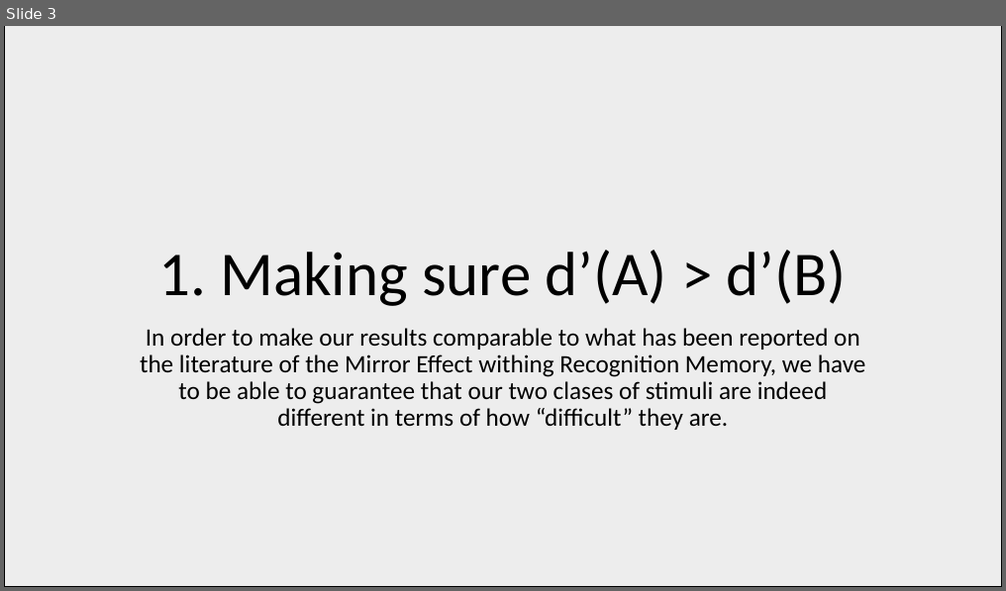
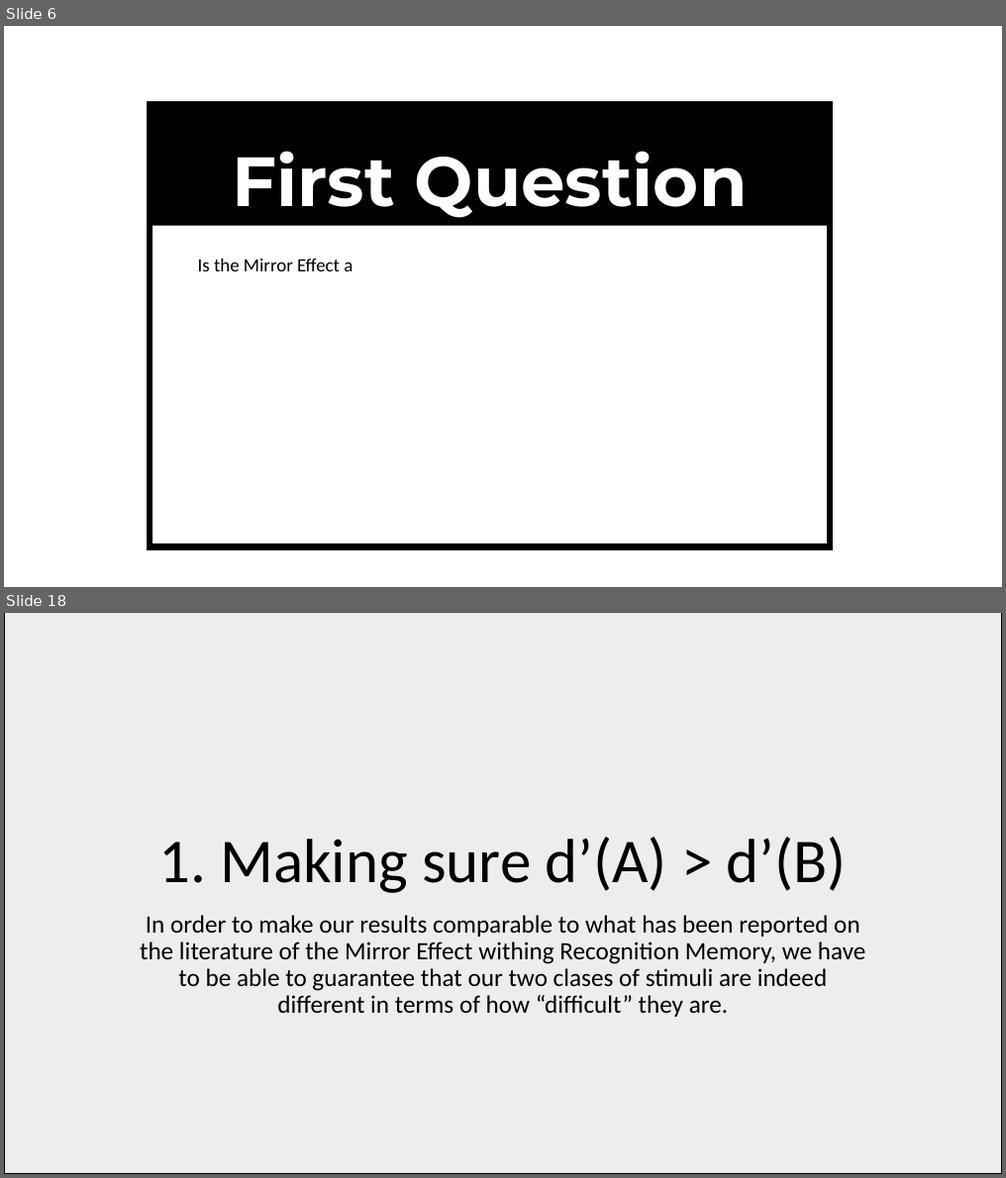
Before and after one commit to Adrifelcha/afchavez-019, a slide deck: MichaelLee/SDT Mirror Effect/Paper 1/BayesianSDTmodeling_Overview.pptx. Shown one above the other, each under a label of ours: slide 3 before the commit, slides 6 and 18 after it; the slides between them are not shown. The pictures are 1006x591 and 1006x1178 pixels, drawn with LibreOffice and Linux fonts; fonts in the diff are those of the drawing. Boxes give left, top, right and bottom in pixels: in the first picture for what was removed or moved away, otherwise in the second. Text is boxed around its words. In the diff, an @@ line names an element or a change of style, - is before the commit and + after.

```diff
--- a/MichaelLee/SDT Mirror Effect/Paper 1/BayesianSDTmodeling_Overview.pptx
+++ b/MichaelLee/SDT Mirror Effect/Paper 1/BayesianSDTmodeling_Overview.pptx
@@ slide 6 added at (4,26,1002,587), background #FFFFFF @@
@@ rectangle added at (150,104,829,547), fill #FFFFFF, outline #000000 6 pt @@
@@ title added at (150,104,829,226), fill #000000, 67 pt, text #FFFFFF, bold @@
+First Question
@@ text added at (198,259,352,272), 18 pt, text #000000 @@
+Is the Mirror Effect a
@@ what was slide 3 is now slide 18 @@
```
Also in this commit, not shown: 1 slide changed, 15 other slides added, 1 slide removed, 4 other files.
